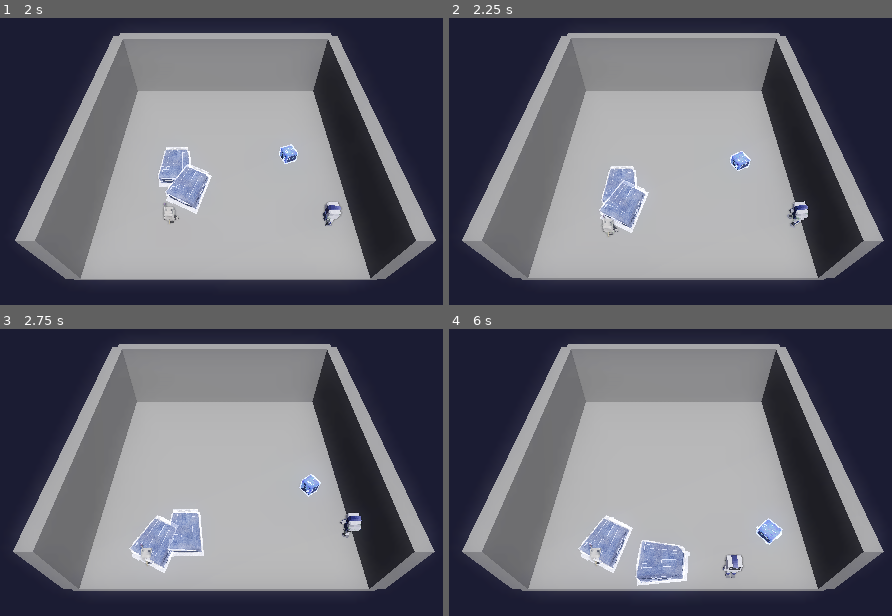
Above: before the commit, frames 1-4 (two rows, left to right).
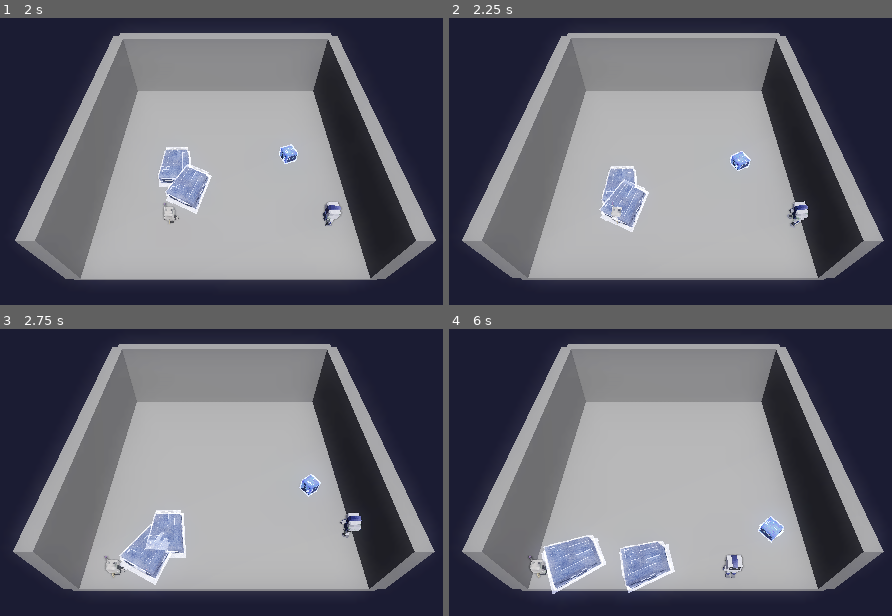
Above: after the commit, the same moments.

Repository: krl0sconk/Overcharge
Game: Godot game, scene res://scenes/maps/rooms/test_room.tscn
The game is run twice, just before and just after one commit, with the same random seed, the same clock (stepped at 60 frames per second) and the same inputs. This scene is started directly instead of the project's main scene.
Inputs (mouse positions are in pixels of both pictures, inside the frame that each line leads up to):
- Up to frame 1 (2 s): tap Enter at 0.5 s; move the mouse to (403, 129) at 0.52 s; hold D (move_right) 0.53-1.25 s; hold Space (attack) 0.53-1.25 s; click (403, 129) at 0.67 s; drag from (66, 175) to (186, 241) at 1.27 s
- Up to frame 2 (2.25 s): move the mouse to (754, 52) at 2.02 s; hold D (move_right) from 2.03 s (still down); hold K (dash) from 2.03 s (still down)
- Up to frame 3 (2.75 s): keep holding D (move_right); keep holding K (dash); tap Space (attack) at 2.3 s
- Up to frame 4 (6 s): release D (move_right) at 2.75 s; release K (dash) at 2.75 s; drag from (635, 552) to (outside the picture) at 2.77 s; move the mouse to (outside the picture) at 3.52 s; hold A (move_left) 3.53-4.25 s; hold Space (attack) 3.53-4.25 s; drag from (outside the picture) to (555, 351) at 4.27 s; move the mouse to (714, 463) at 5.02 s; hold S (move_down) 5.03-5.75 s; hold Space (attack) 5.03-5.75 s; click (714, 463) at 5.17 s; drag from (555, 351) to (515, 486) at 5.77 s

Frame 1 is identical in both runs. In frame 2, 0.5% of the frame differs, in the area x 33-46%, y 51-77%; in frame 3, 2.3%; in frame 4, 4.7%, in the area x 17-76%, y 64-93%.

Commit message:
agrega knockback de arrastre a la carga del Yunque

Diff:
--- a/scenes/entities/enemies/yunque.tscn
+++ b/scenes/entities/enemies/yunque.tscn
@@ -109,7 +109,6 @@
 collision_mask = 8
 script = ExtResource("5_hnyxv")
 stats = ExtResource("3_vgw3d")
-knockback_strength = 6.0
 source = NodePath("..")
 metadata/_custom_type_script = "uid://bfm0hkuqmy8ba"
 
--- a/scripts/ai/components/BeginCharge.gd
+++ b/scripts/ai/components/BeginCharge.gd
@@ -23,6 +23,9 @@
 	agent.blackboard["telegraphing"] = false
 	agent.blackboard["charging"] = true
 
+	if agent.hitbox != null:
+		agent.hitbox.reset_hit_window()
+
 	if agent.actor is Node3D:
 		agent.blackboard["charge_direction"] = -(agent.actor as Node3D).global_transform.basis.z
 	else:
--- a/scripts/ai/components/ChargeForward.gd
+++ b/scripts/ai/components/ChargeForward.gd
@@ -7,6 +7,7 @@
 
 func tick(agent: PerceptComponent) -> Status:
 	if not agent.blackboard.get("charging", false):
+		_release(agent)
 		return Status.FAILURE
 
 	var movement: MovementComponent = agent.movement_component
@@ -14,10 +15,49 @@
 		movement.stop()
 		agent.blackboard["charging"] = false
 		agent.blackboard["stunned"] = true
+		_release(agent)
 		return Status.SUCCESS
 
 	var direction: Vector3 = agent.blackboard.get("charge_direction", Vector3.ZERO)
 	if movement != null:
 		movement.set_move_direction(direction)
 
+	_carry(agent, movement)
+
 	return Status.RUNNING
+
+func _carry(agent: PerceptComponent, movement: MovementComponent) -> void:
+	var carried: MovementComponent = agent.blackboard.get("carried_movement")
+
+	if carried == null:
+		carried = _find_target(agent)
+		if carried == null:
+			return
+		agent.blackboard["carried_movement"] = carried
+		carried.movement_enabled = false
+		if movement != null and movement.owner_body != null and carried.owner_body != null:
+			movement.owner_body.add_collision_exception_with(carried.owner_body)
+			carried.owner_body.add_collision_exception_with(movement.owner_body)
+
+	if movement != null and carried.owner_body != null:
+		carried.owner_body.velocity = movement.owner_body.velocity
+
+func _find_target(agent: PerceptComponent) -> MovementComponent:
+	if agent.hitbox == null:
+		return null
+	for area in agent.hitbox.get_overlapping_areas():
+		if area is HurtboxComponent and area.movement_component != null:
+			return area.movement_component
+	return null
+
+func _release(agent: PerceptComponent) -> void:
+	var carried: MovementComponent = agent.blackboard.get("carried_movement")
+	if carried == null:
+		return
+
+	carried.movement_enabled = true
+	var movement: MovementComponent = agent.movement_component
+	if movement != null and movement.owner_body != null and carried.owner_body != null:
+		movement.owner_body.remove_collision_exception_with(carried.owner_body)
+		carried.owner_body.remove_collision_exception_with(movement.owner_body)
+	agent.blackboard.erase("carried_movement")
--- a/scripts/ai/components/PerceptComponent.gd
+++ b/scripts/ai/components/PerceptComponent.gd
@@ -38,6 +38,13 @@
 func _exit_tree() -> void:
 	if OS.has_feature("debug") and EngineDebugger.is_active() and _debug_capture_owner:
 		EngineDebugger.unregister_message_capture("percept")
+
+	var carried: MovementComponent = blackboard.get("carried_movement")
+	if carried != null:
+		carried.movement_enabled = true
+		if movement_component != null and movement_component.owner_body != null and carried.owner_body != null:
+			movement_component.owner_body.remove_collision_exception_with(carried.owner_body)
+			carried.owner_body.remove_collision_exception_with(movement_component.owner_body)
 
 func _physics_process(d: float) -> void:
 	_step_turn(d)
--- a/scripts/components/HitboxComponent.gd
+++ b/scripts/components/HitboxComponent.gd
@@ -60,3 +60,9 @@
 		_apply_hit(area)
 	await get_tree().create_timer(duration).timeout
 	monitoring = false
+
+## Para ataques con monitoring siempre prendido (ej. la carga del Yunque),
+## que no usan open_window pero necesitan poder golpear de nuevo en el
+## siguiente intento.
+func reset_hit_window() -> void:
+	_hit_this_window.clear()
